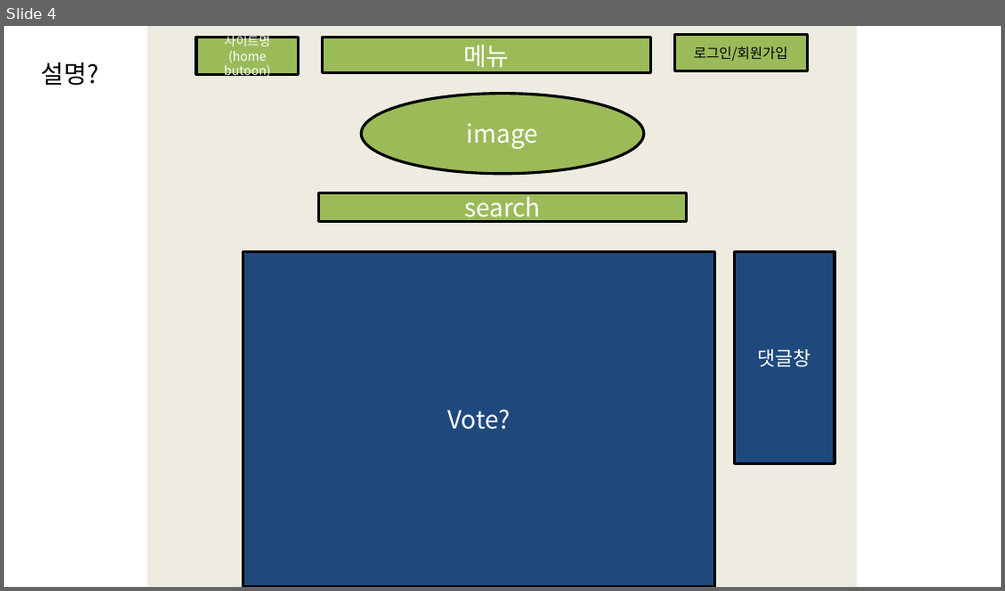
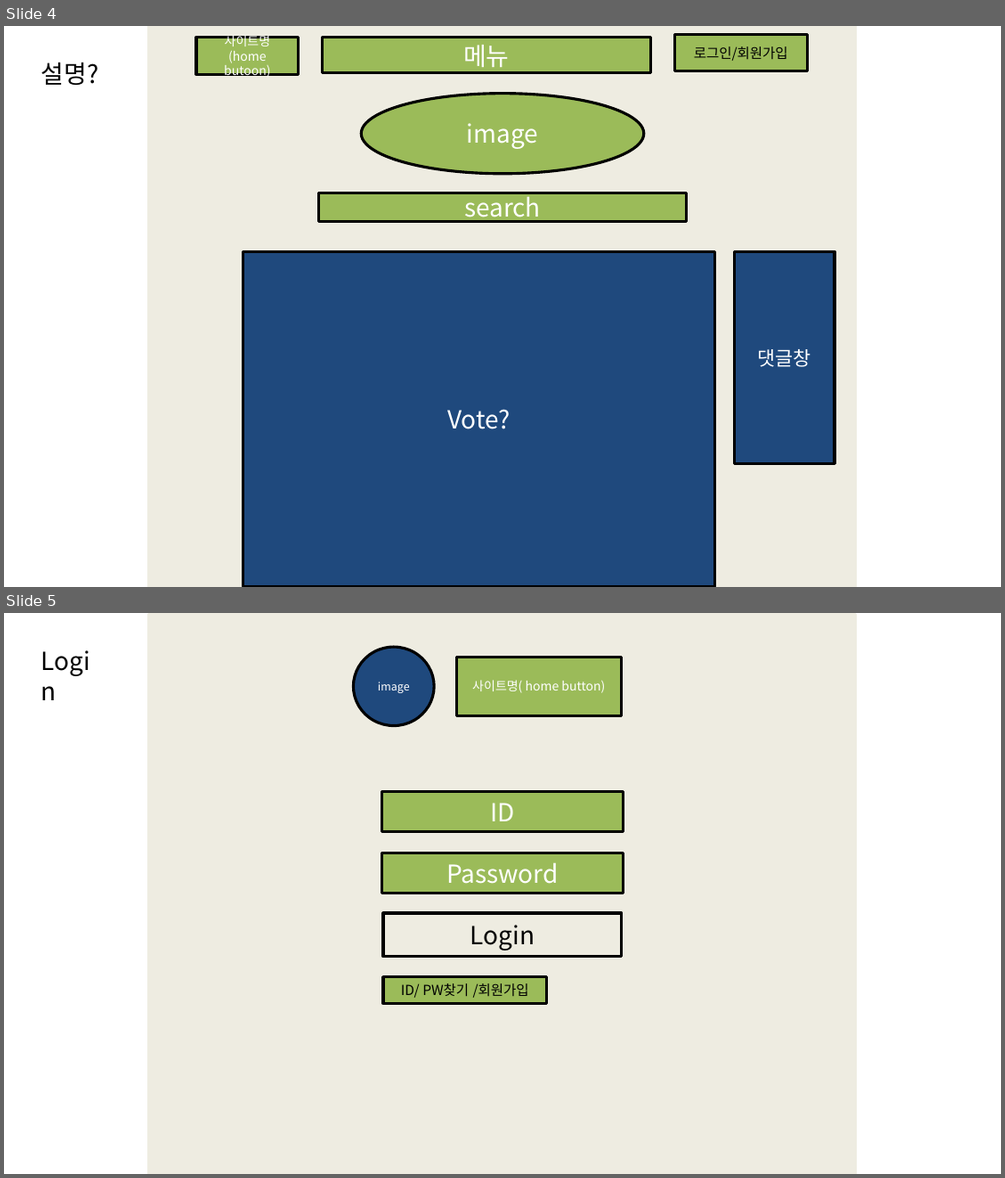
Before and after one commit to What-The-Pork/meeting-log, a slide deck: image/신치수/프레젠테이션1.pptx. Shown one above the other, each under a label of ours: slide 4 before the commit, slides 4 and 5 after it. The pictures are 1005x591 and 1005x1178 pixels, drawn with LibreOffice and Linux fonts; fonts in the diff are those of the drawing. Boxes give left, top, right and bottom in pixels: in the first picture for what was removed or moved away, otherwise in the second. Text is boxed around its words. In the diff, an @@ line names an element or a change of style, - is before the commit and + after.

```diff
--- a/image/신치수/프레젠테이션1.pptx
+++ b/image/신치수/프레젠테이션1.pptx
@@ slide 5 added at (4,613,1001,1174), background #FFFFFF @@
@@ rectangle added at (148,614,855,1174), fill #EEECE1, outline #EEECE1 2 pt @@
@@ text added at (32,641,114,681), 18 pt, text #000000 @@
+Login
@@ ellipse added at (353,647,434,726), fill #1F497D, outline #000000 2 pt, 8 pt, text #FFFFFF @@
+image
@@ rectangle added at (456,657,621,715), fill #9BBB59, outline #000000 2 pt, 9 pt, text #FFFFFF @@
+사이트명( home button)
@@ rectangle added at (381,791,623,831), fill #9BBB59, outline #000000 2 pt, 18 pt, text #FFFFFF @@
+ID
@@ rectangle added at (381,853,623,893), fill #9BBB59, outline #000000 2 pt, 18 pt, text #FFFFFF @@
+Password
@@ rectangle added at (383,913,621,957), outline #000000 2 pt, 18 pt, text #000000 @@
+Login
@@ rectangle added at (383,977,546,1004), fill #9BBB59, outline #000000 2 pt, 10 pt, text #000000 @@
+ID/ PW찾기 /회원가입
```
Also in this commit, not shown: 2 slides changed.
